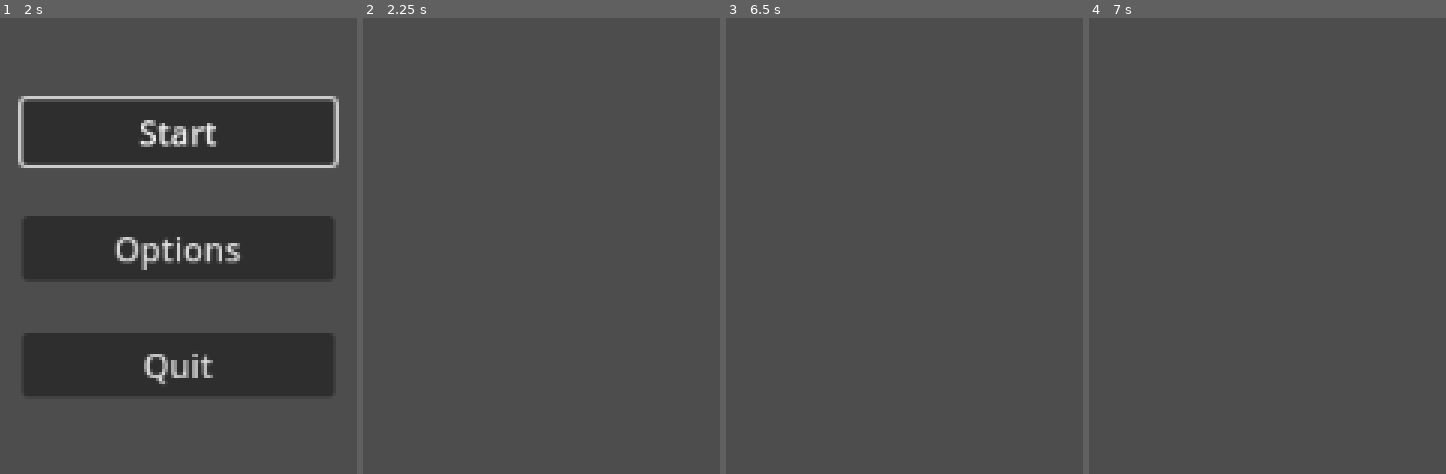
Above: before the commit, frames 1-4 (left to right).
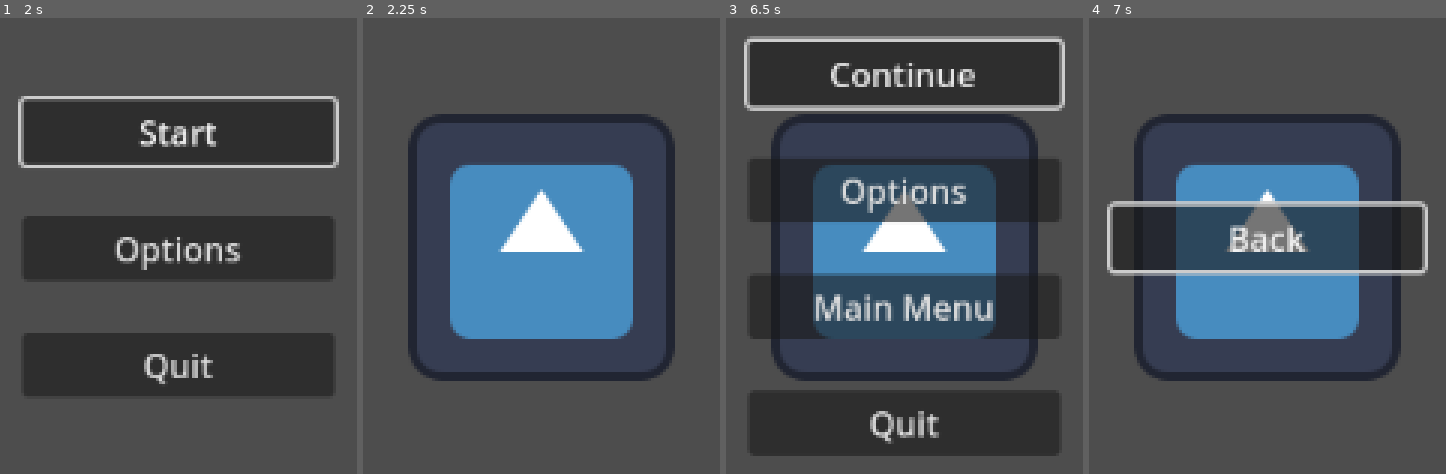
Above: after the commit, the same moments.

Repository: MatthieuD134/project-gwj63
Game: Godot game, scene res://menus/main_menu.tscn
Two runs of this game, one before a commit and one after it. Both use one fixed random seed, a clock stepped at 60 frames per second and the inputs below. The engine's default icon, where the game draws it, is replaced by a stand-in: a white triangle on a blue panel in a dark square.
Inputs (mouse positions are in pixels of both pictures, inside the frame that each line leads up to):
- Up to frame 1 (2 s): click "Options" at 0.5 s; click "Back" at 1.25 s
- Up to frame 2 (2.25 s): click "Start" at 2 s
- Up to frame 3 (6.5 s): tap Enter at 2.75, 4.25, 5.75 s; tap Space at 3.5, 5 s; tap Escape (ui_cancel) at 6.4 s
- Up to frame 4 (7 s): click (1267, 191) at 6.5 s, where only the run after the commit has a clickable "Options"

Frame 1 is identical in both runs. In frame 2, 25% of the frame differs, in the area x 12-88%, y 21-80%; in frame 3, 61%, in the area x 5-95%, y 3-97%; in frame 4, 30%.

Commit message:
add pause menu to main scene

Diff:
--- /dev/null
+++ b/menus/pause_menu.gd
@@ -0,0 +1,62 @@
+extends Control
+
+@onready var pause_menu = $PauseMenuContainer
+@onready var options_menu = $OptionsMenu
+
+func _ready():
+	unpause()
+
+func _process(_delta):
+	if Input.is_action_just_pressed("ui_cancel"):
+		toggle_pause()
+
+
+
+func _on_continue_button_pressed():
+	unpause()
+
+
+func _on_options_button_pressed():
+	show_and_hide(options_menu, pause_menu)
+
+
+func _on_main_menu_button_pressed():
+	get_tree().set_pause(false)
+	get_tree().change_scene_to_file("res://menus/main_menu.tscn")
+
+
+func _on_quit_button_pressed():
+	get_tree().quit()
+
+
+func _on_options_menu_back_button_pressed():
+	show_and_hide(pause_menu, options_menu)
+
+
+# -----------------
+# Utility functions
+# -----------------
+func show_and_hide(first: Control, second: Control) -> void:
+	# Hide the first UI element and show the second one
+	first.show()
+	second.hide()
+	if first.has_method("initialize_focus"):
+		first.initialize_focus()
+	elif first == pause_menu:
+		initialize_focus()
+
+func initialize_focus() -> void:
+	$PauseMenuContainer/VBoxContainer/ContinueButton.grab_focus()
+
+func pause() -> void:
+	self.show()
+	get_tree().set_pause(true)
+	initialize_focus()
+
+func unpause() -> void:
+	self.hide()
+	get_tree().set_pause(false)
+
+func toggle_pause() -> void:
+	if get_tree().paused: unpause()
+	else: pause()
--- /dev/null
+++ b/menus/pause_menu.tscn
@@ -0,0 +1,75 @@
+[gd_scene load_steps=3 format=3 uid="uid://ce1ekytxsmo8w"]
+
+[ext_resource type="Script" path="res://menus/pause_menu.gd" id="1_wfghc"]
+[ext_resource type="PackedScene" uid="uid://d0wq5sfxok8kj" path="res://menus/options_menu.tscn" id="2_v1uqb"]
+
+[node name="PauseMenu" type="Control"]
+process_mode = 3
+layout_mode = 3
+anchors_preset = 15
+anchor_right = 1.0
+anchor_bottom = 1.0
+grow_horizontal = 2
+grow_vertical = 2
+script = ExtResource("1_wfghc")
+
+[node name="PauseMenuContainer" type="MarginContainer" parent="."]
+layout_mode = 1
+anchors_preset = 8
+anchor_left = 0.5
+anchor_top = 0.5
+anchor_right = 0.5
+anchor_bottom = 0.5
+offset_left = -75.0
+offset_top = -99.5
+offset_right = 75.0
+offset_bottom = 99.5
+grow_horizontal = 2
+grow_vertical = 2
+
+[node name="VBoxContainer" type="VBoxContainer" parent="PauseMenuContainer"]
+layout_mode = 2
+theme_override_constants/separation = 25
+alignment = 1
+
+[node name="ContinueButton" type="Button" parent="PauseMenuContainer/VBoxContainer"]
+layout_mode = 2
+focus_neighbor_top = NodePath("../QuitButton")
+focus_neighbor_bottom = NodePath("../OptionsButton")
+focus_next = NodePath("../OptionsButton")
+focus_previous = NodePath("../QuitButton")
+text = "Continue"
+
+[node name="OptionsButton" type="Button" parent="PauseMenuContainer/VBoxContainer"]
+layout_mode = 2
+focus_neighbor_top = NodePath("../ContinueButton")
+focus_neighbor_bottom = NodePath("../MainMenuButton")
+focus_next = NodePath("../MainMenuButton")
+focus_previous = NodePath("../ContinueButton")
+text = "Options"
+
+[node name="MainMenuButton" type="Button" parent="PauseMenuContainer/VBoxContainer"]
+layout_mode = 2
+focus_neighbor_top = NodePath("../OptionsButton")
+focus_neighbor_bottom = NodePath("../QuitButton")
+focus_next = NodePath("../QuitButton")
+focus_previous = NodePath("../OptionsButton")
+text = "Main Menu"
+
+[node name="QuitButton" type="Button" parent="PauseMenuContainer/VBoxContainer"]
+layout_mode = 2
+focus_neighbor_top = NodePath("../MainMenuButton")
+focus_neighbor_bottom = NodePath("../ContinueButton")
+focus_next = NodePath("../ContinueButton")
+focus_previous = NodePath("../MainMenuButton")
+text = "Quit"
+
+[node name="OptionsMenu" parent="." instance=ExtResource("2_v1uqb")]
+visible = false
+layout_mode = 1
+
+[connection signal="pressed" from="PauseMenuContainer/VBoxContainer/ContinueButton" to="." method="_on_continue_button_pressed"]
+[connection signal="pressed" from="PauseMenuContainer/VBoxContainer/OptionsButton" to="." method="_on_options_button_pressed"]
+[connection signal="pressed" from="PauseMenuContainer/VBoxContainer/MainMenuButton" to="." method="_on_main_menu_button_pressed"]
+[connection signal="pressed" from="PauseMenuContainer/VBoxContainer/QuitButton" to="." method="_on_quit_button_pressed"]
+[connection signal="back_button_pressed" from="OptionsMenu" to="." method="_on_options_menu_back_button_pressed"]
--- a/scenes/main/main.tscn
+++ b/scenes/main/main.tscn
@@ -1,3 +1,13 @@
-[gd_scene format=3 uid="uid://6tcudoatg4hu"]
+[gd_scene load_steps=3 format=3 uid="uid://6tcudoatg4hu"]
+
+[ext_resource type="PackedScene" uid="uid://ce1ekytxsmo8w" path="res://menus/pause_menu.tscn" id="1_8lp6y"]
+[ext_resource type="PackedScene" uid="uid://djaie613d5doi" path="res://entities/player/player.tscn" id="1_v21l4"]
 
 [node name="Main" type="Node2D"]
+
+[node name="Player" parent="." instance=ExtResource("1_v21l4")]
+
+[node name="Camera2D" type="Camera2D" parent="Player"]
+
+[node name="PauseMenu" parent="Player/Camera2D" instance=ExtResource("1_8lp6y")]
+visible = false
